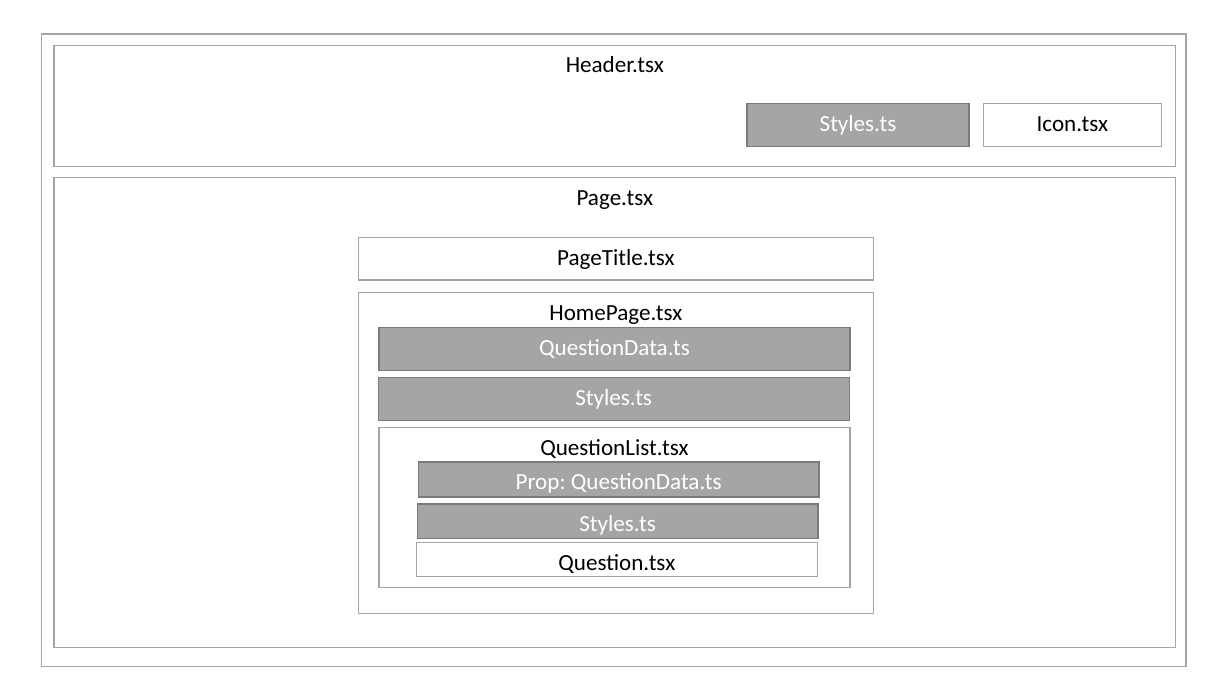
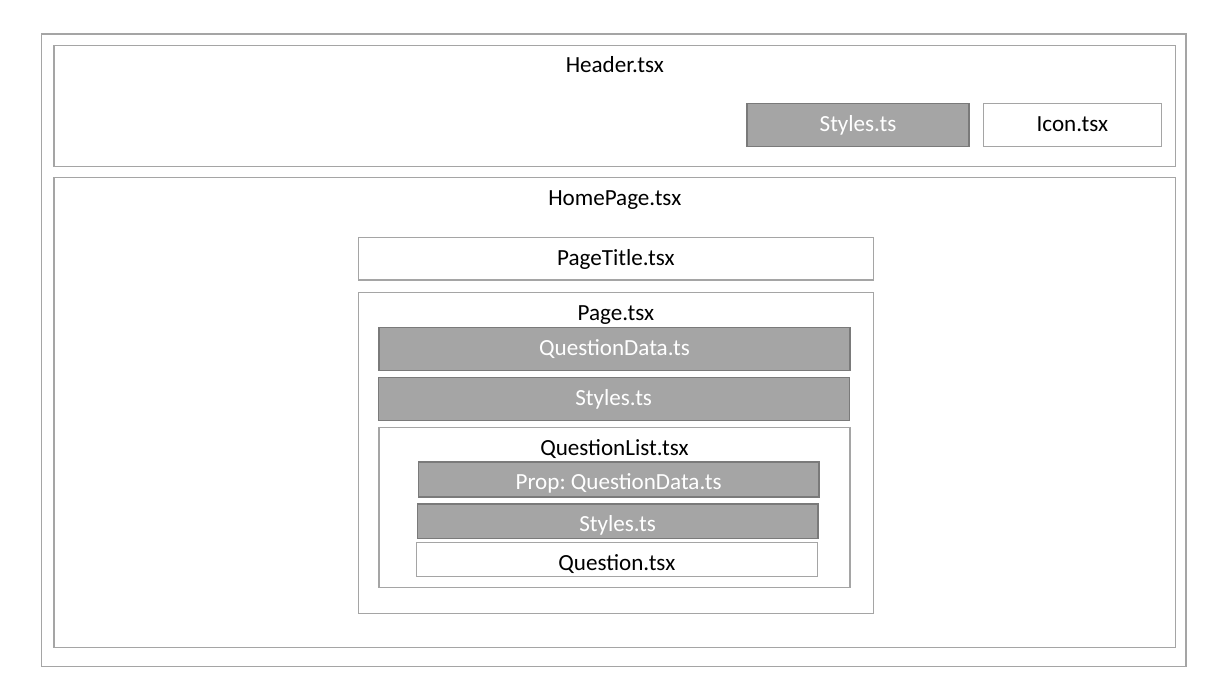
Before and after one commit to assadf/QAndAFrontend, a slide deck: slide 1 of ComponentStructure.pptx. Drawn at 1232x693 pixels with LibreOffice and Linux fonts; fonts in the diff are those of the drawing. Boxes give left, top, right and bottom in pixels: in the first picture for what was removed or moved away, otherwise in the second. Text is boxed around its words. In the diff, an @@ line names an element or a change of style, - is before the commit and + after.

```diff
--- a/ComponentStructure.pptx
+++ b/ComponentStructure.pptx
@@ text in rectangle at bbox=[548, 190, 681, 209]: text changed @@
-Page.tsx
+HomePage.tsx
@@ text in rectangle at bbox=[578, 305, 654, 324]: text changed @@
-HomePage.tsx
+Page.tsx
```
Also in this commit, not shown: 1 slide added, 2 other files.
